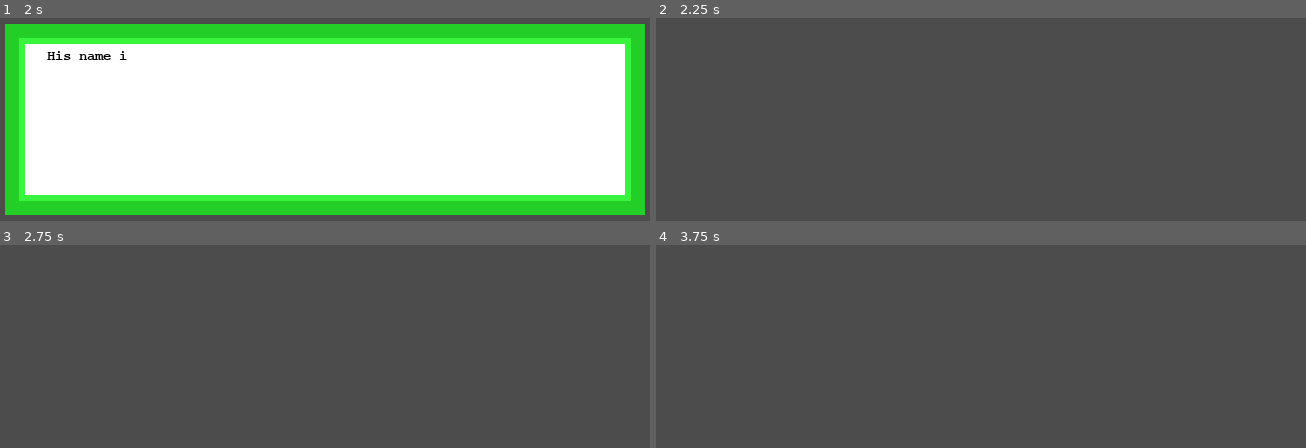
Above: before the commit, frames 1-4 (two rows, left to right).
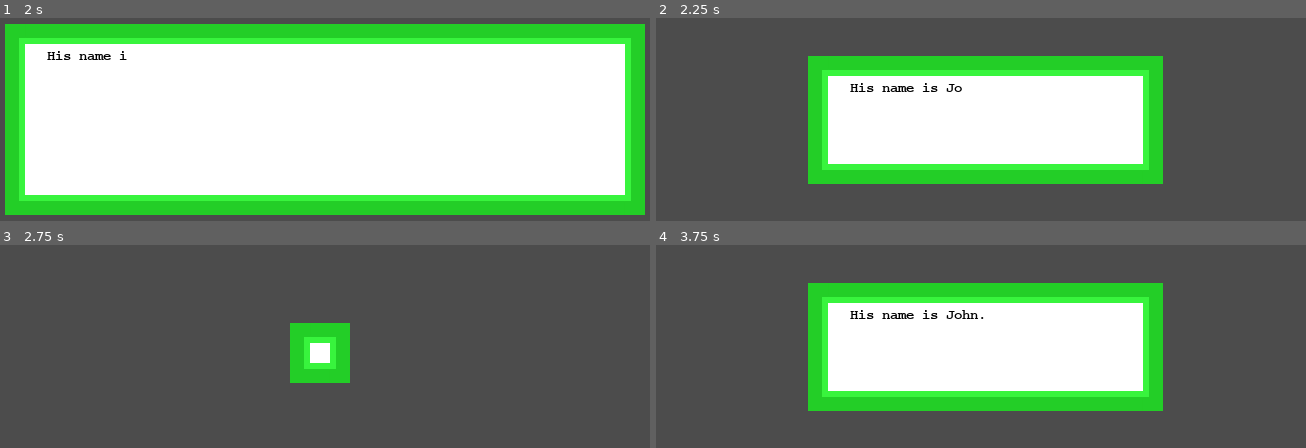
Above: after the commit, the same moments.

Repository: Sharkalien/Godot-YOU-THERE.-BOY.-Walkaround
Game: Godot game, scene res://UI/Dialog Box/Dialog_Player.tscn
The game is run twice, just before and just after one commit, with the same random seed, the same clock (stepped at 60 frames per second) and the same inputs. This scene is started directly instead of the project's main scene.
Inputs (mouse positions are in pixels of both pictures, inside the frame that each line leads up to):
- Up to frame 1 (2 s): move the mouse to (outside the picture) at 0.52 s; hold Right (ui_right) 0.53-1.28 s; click (outside the picture) at 0.6 s; tap Enter at 1.25 s; move the mouse to (195, 50) at 1.27 s; hold Down (ui_down) from 1.28 s (still down); click (195, 50) at 1.35 s
- Up to frame 2 (2.25 s): move the mouse to (outside the picture) at 2.02 s; release Down (ui_down) at 2.03 s; hold Right (ui_right) from 2.03 s (still down); click (outside the picture) at 2.1 s
- Up to frame 3 (2.75 s): keep holding Right (ui_right)
- Up to frame 4 (3.75 s): tap Space at 2.75 s; move the mouse to (948, 344) at 2.77 s; release Right (ui_right) at 2.78 s; hold Up (ui_up) 2.78-3.53 s; click (948, 344) at 2.85 s; tap Enter at 3.5 s; move the mouse to (1176, 322) at 3.52 s; hold Left (ui_left) from 3.53 s (still down); click (1176, 322) at 3.6 s

Frame 1 is identical in both runs. In frame 2, 34% of the frame differs, in the area x 23-78%, y 18-82%; in frame 3, 2.7%; in frame 4, 34%.

Commit message:
(*rips a bong*) whatever

Diff:
--- a/Project/Player/John.tscn
+++ b/Project/Player/John.tscn
@@ -4,7 +4,7 @@
 [ext_resource path="res://Player/John.gd" type="Script" id=2]
 
 [sub_resource type="CapsuleShape2D" id=1]
-height = 70.8419
+height = 66.0
 
 [sub_resource type="Animation" id=2]
 resource_name = "runBack"
@@ -76,17 +76,14 @@
 
 [node name="John" type="KinematicBody2D"]
 script = ExtResource( 2 )
-__meta__ = {
-"_edit_group_": true
-}
 
 [node name="Sprite" type="Sprite" parent="."]
-position = Vector2( 0, -96 )
+position = Vector2( 1, -107 )
 texture = ExtResource( 1 )
 hframes = 14
 
 [node name="CollisionShape2D" type="CollisionShape2D" parent="."]
-position = Vector2( -2, 0 )
+position = Vector2( -3, -10 )
 rotation = -1.5708
 shape = SubResource( 1 )
 
--- a/Project/Rooms/Balcony/Balcony.tscn
+++ b/Project/Rooms/Balcony/Balcony.tscn
@@ -9,6 +9,10 @@
 [node name="Balcony" type="Node2D"]
 
 [node name="balcony" type="StaticBody2D" parent="."]
+position = Vector2( 242, 37 )
+__meta__ = {
+"_edit_group_": true
+}
 
 [node name="Sprite" type="Sprite" parent="balcony"]
 position = Vector2( 392, -35 )
@@ -21,6 +25,7 @@
 polygon = PoolVector2Array( -48, 117, 56, 114, 360, -66, 818, 72, 1063, 183, 1549, 108, 1466, -753, 530, -802, -31, -802 )
 
 [node name="Alchemiter" type="StaticBody2D" parent="."]
+position = Vector2( 188, 38 )
 collision_layer = 4
 __meta__ = {
 "_edit_group_": true
@@ -43,7 +48,7 @@
 texture = ExtResource( 3 )
 
 [node name="John" parent="." instance=ExtResource( 1 )]
-position = Vector2( 286, 240 )
+position = Vector2( 300, 325 )
 collision_mask = 0
 
 [node name="RemoteTransform2D" type="RemoteTransform2D" parent="John"]
@@ -52,13 +57,13 @@
 
 [node name="Camera2D" type="Camera2D" parent="."]
 visible = false
-position = Vector2( 281, 155 )
+position = Vector2( 295, 240 )
 current = true
 process_mode = 0
-limit_left = -550
-limit_top = -700
-limit_right = 1300
-limit_bottom = 690
+limit_left = -311
+limit_top = -720
+limit_right = 1580
+limit_bottom = 725
 limit_smoothed = true
 drag_margin_h_enabled = true
 drag_margin_v_enabled = true
@@ -70,7 +75,7 @@
 drag_margin_bottom = 0.05
 
 [node name="rail" type="Sprite" parent="."]
-position = Vector2( 360, 307 )
+position = Vector2( 602, 344 )
 texture = ExtResource( 4 )
 
 [connection signal="input_event" from="Alchemiter/AlchemiterArea2D" to="Alchemiter/AlchemiterArea2D" method="_on_AlchemiterArea2D_input_event"]
--- a/Project/UI/Dialog Box/DialogBox.gd
+++ b/Project/UI/Dialog Box/DialogBox.gd
@@ -28,5 +28,6 @@
 		$Body_NinePatchRect/MarginContainer/RichTextLabel/Tween.start()
 	else:
 		$Body_NinePatchRect/AnimationPlayer.play_backwards("Open")
+		yield()
 		queue_free()
 	dialog_index += 1
